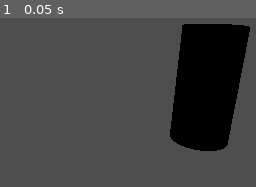
Above: before the commit, frame 1.
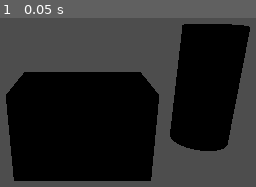
Above: after the commit, the same moment.

Repository: abstractedfox/drs-chart-tools
Game: Godot game, scene res://node_3d.tscn
Two runs of this game, one before a commit and one after it. Both use one fixed random seed, a clock stepped at 60 frames per second and the inputs below.
Inputs:
- Up to frame 1 (0.05 s): no input

The runs differ from the first frame. In frame 1, 36% of the frame differs, in the area x 2-63%, y 31-97%.

Commit message:
ok I think we found a less stupid way to make variable size notes lmao

Diff:
--- /dev/null
+++ b/frontend/globals.gd
@@ -0,0 +1,8 @@
+extends Node
+
+#Width of the entire lane. Used to keep objects relative to the lane scaled correctly
+var laneWidth = 10
+var laneAtom = float(laneWidth) / float(65536)
+
+func _ready():
+	pass
--- a/frontend/note.gd
+++ b/frontend/note.gd
@@ -24,6 +24,11 @@
 
 # Called when the node enters the scene tree for the first time.
 func _ready():
+
+	$MeshInstance3D.scale.x = float(attributes.right_pos - attributes.left_pos) * Globals.laneAtom
+
+	return
+
 	#mesh = get_node("MeshInstance3D")
 	var size = 1000
 	'''vertices.push_back(Vector3(0,0,0))
--- a/frontend/note.tscn
+++ b/frontend/note.tscn
@@ -1,8 +1,11 @@
-[gd_scene load_steps=4 format=3 uid="uid://c76ay2x0ypr7p"]
+[gd_scene load_steps=5 format=3 uid="uid://c76ay2x0ypr7p"]
 
 [ext_resource type="Script" path="res://note.gd" id="1_bemrh"]
 
 [sub_resource type="BoxMesh" id="BoxMesh_jth6g"]
+
+[sub_resource type="StandardMaterial3D" id="StandardMaterial3D_vpr7w"]
+albedo_color = Color(0, 1, 1, 1)
 
 [sub_resource type="BoxShape3D" id="BoxShape3D_g74ew"]
 
@@ -10,7 +13,9 @@
 script = ExtResource("1_bemrh")
 
 [node name="MeshInstance3D" type="MeshInstance3D" parent="."]
+custom_aabb = AABB(2.08165e-12, 2.08165e-12, 2.08165e-12, 15, 1, 1)
 mesh = SubResource("BoxMesh_jth6g")
+surface_material_override/0 = SubResource("StandardMaterial3D_vpr7w")
 
 [node name="RigidBody3D" type="RigidBody3D" parent="."]
 
--- a/frontend/project.godot
+++ b/frontend/project.godot
@@ -14,3 +14,7 @@
 run/main_scene="res://node_3d.tscn"
 config/features=PackedStringArray("4.2", "Forward Plus")
 config/icon="res://icon.svg"
+
+[autoload]
+
+Globals="*res://globals.gd"
